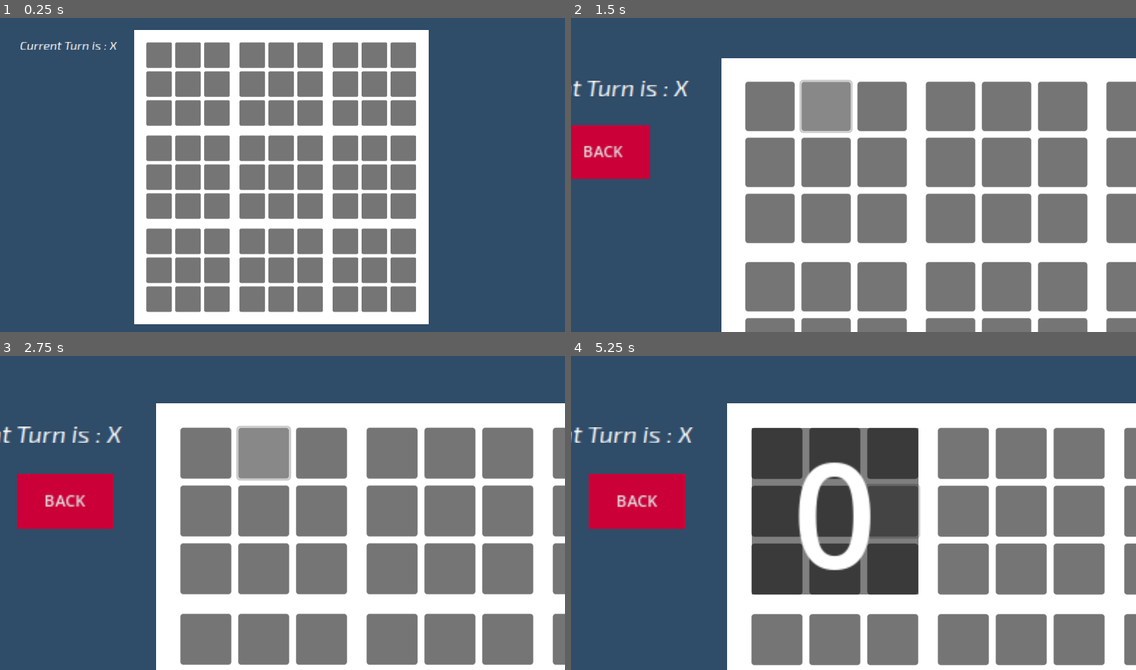
Above: before the commit, frames 1-4 (two rows, left to right).
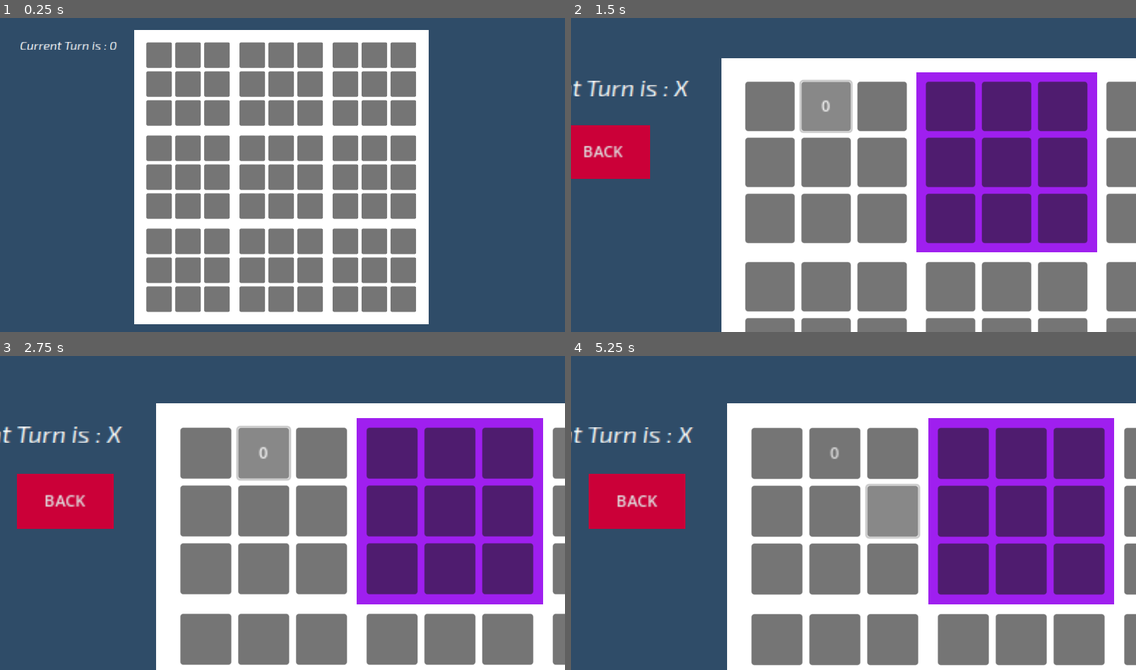
Above: after the commit, the same moments.

Repository: Kyluuuu/UltimateTickTackToe
Game: Godot game, scene res://Scenes/MainScreen.tscn
The game is run twice, just before and just after one commit, with the same random seed, the same clock (stepped at 60 frames per second) and the same inputs. Before the commit the project has no main scene; this scene is started directly in both runs.
Inputs (mouse positions are in pixels of both pictures, inside the frame that each line leads up to):
- Up to frame 1 (0.25 s): no input
- Up to frame 2 (1.5 s): click (734, 55) at 0.52 s; click (813, 96) at 1.27 s
- Up to frame 3 (2.75 s): click (259, 450) at 2 s, where only the run after the commit has a clickable "0"
- Up to frame 4 (5.25 s): click (893, 453) at 2.77 s; click (774, 509) at 3.52 s; click (836, 509) at 4.27 s; click (893, 509) at 5.02 s

The runs differ from the first frame. In frame 1, less than 0.1% of the frame differs, in the area x 19-21%, y 7-11%; in frame 2, 18%; in frame 3, 20%; in frame 4, 34%, in the area x 32-97%, y 19-80%.
Error before the commit: Attempt to call function '_get_player_turn' in base 'null instance' on a null instance. (res://Scripts/MinigameButtonControl.gd:98)

Commit message:
game basically done now

Diff:
--- a/Scenes/MainScreen.tscn
+++ b/Scenes/MainScreen.tscn
@@ -1,9 +1,10 @@
-[gd_scene load_steps=7 format=3 uid="uid://bw3b2b2fdyo6o"]
+[gd_scene load_steps=8 format=3 uid="uid://bw3b2b2fdyo6o"]
 
 [ext_resource type="Script" path="res://Scripts/RootNode.gd" id="1_htd2p"]
 [ext_resource type="Script" path="res://Scripts/GameControl.gd" id="2_y5xcm"]
 [ext_resource type="PackedScene" uid="uid://d1i2ytl536hsk" path="res://Scenes/MinigameScene.tscn" id="3_kikqi"]
 [ext_resource type="Script" path="res://Scripts/camera_controller.gd" id="4_gq6cn"]
+[ext_resource type="Script" path="res://Scripts/restart_button.gd" id="5_hr30w"]
 [ext_resource type="FontFile" uid="uid://d24x78j63thd7" path="res://Fonts/Exo2-Italic-VariableFont_wght.ttf" id="5_jkjoq"]
 
 [sub_resource type="ShaderMaterial" id="ShaderMaterial_lfgdx"]
@@ -140,6 +141,35 @@
 [node name="Camera2D" type="Camera2D" parent="CameraController"]
 position = Vector2(573, 320)
 
+[node name="RestartControl" type="Control" parent="CameraController"]
+layout_mode = 3
+anchors_preset = 0
+offset_left = 60.0
+offset_top = 267.0
+offset_right = 203.4
+offset_bottom = 389.2
+
+[node name="ColorRect" type="ColorRect" parent="CameraController/RestartControl"]
+layout_mode = 1
+anchors_preset = 15
+anchor_right = 1.0
+anchor_bottom = 1.0
+grow_horizontal = 2
+grow_vertical = 2
+color = Color(0.642119, 0.335087, 9.62615e-08, 1)
+
+[node name="RestartButton" type="Button" parent="CameraController/RestartControl"]
+layout_mode = 1
+anchors_preset = 15
+anchor_right = 1.0
+anchor_bottom = 1.0
+grow_horizontal = 2
+grow_vertical = 2
+text = "RESTART
+"
+flat = true
+script = ExtResource("5_hr30w")
+
 [node name="BackControl" type="Control" parent="CameraController"]
 layout_mode = 3
 anchors_preset = 0
@@ -174,6 +204,7 @@
 offset_bottom = 149.0
 theme_override_fonts/font = ExtResource("5_jkjoq")
 theme_override_font_sizes/font_size = 25
-text = "Current Turn is : X"
-
+text = "Current Turn is : 0"
+
+[connection signal="pressed" from="CameraController/RestartControl/RestartButton" to="CameraController/RestartControl/RestartButton" method="_on_pressed"]
 [connection signal="pressed" from="CameraController/BackControl/Sliding back button" to="CameraController" method="_on_sliding_back_button_pressed"]
--- a/Scripts/GameControl.gd
+++ b/Scripts/GameControl.gd
@@ -1,14 +1,11 @@
 extends Control
 
 #0 for O, 1 for X, 2 for nothing
-var tileState
-var currentTurn = 0
-var xAmount = 0
-var oAmount = 0
+var gameStates = []
 
-var buttons = []
+var lastHighlightIndex = -1
+
 var winningCombinations = []
-var gameStates = []
 
 # Called when the node enters the scene tree for the first time.
 func _ready() -> void:
@@ -33,7 +30,6 @@
 	var result = checkForWin(winner)
 	if result:
 		var label : Label = get_node("BeegLabel")
-		print(winner)
 		if winner == 1:
 			label.text = "X"
 		else:
@@ -41,6 +37,14 @@
 		var grey : ColorRect = get_node("DaGrey")
 		grey.visible = true
 		grey.modulate.a = 0.5;
+		var root = get_node("/root/RootNode")
+		root._updatePlayerTurnToWin(label.text)
+	else:
+		for i in range(9) :
+			if gameStates[i] == 2:
+				return
+		var root = get_node("/root/RootNode")
+		root._updatePlayerTurnDraw()
 
 func checkForWin(turn : int) -> bool:
 	for combination in winningCombinations:
@@ -51,3 +55,17 @@
 		if isWin:
 			return isWin
 	return false
+
+func _miniGameHighlight(index : int, miniGameIndex : int) -> void:
+	if lastHighlightIndex != -1:
+		var miniGameLast = get_node("Control2/MarginContainer/GridContainer/Minigame" + str(lastHighlightIndex))
+		miniGameLast.get_node("MarginContainer/MinigameButtonControl").unhighlight()
+	if gameStates[index - 1] == 2:
+		var miniGameNew = get_node("Control2/MarginContainer/GridContainer/Minigame" + str(index))
+		miniGameNew.get_node("MarginContainer/MinigameButtonControl").highlight()
+		lastHighlightIndex = index
+	else :
+		lastHighlightIndex = -1
+
+func getCurrentChosenGame() -> int:
+	return lastHighlightIndex
--- a/Scripts/MinigameButtonControl.gd
+++ b/Scripts/MinigameButtonControl.gd
@@ -1,18 +1,19 @@
 extends Control
 
 #0 for O, 1 for X, 2 for nothing
-var tileState
+var tileState = []
 var currentTurn = 0
-var xAmount = 0
-var oAmount = 0
+
+var gameID : int
 
 var buttons = []
 var winningCombinations = []
-var gameStates = []
 
 # Called when the node enters the scene tree for the first time.
 func _ready() -> void:
 	tileState = [2, 2, 2, 2, 2, 2, 2, 2, 2]
+
+	gameID = get_node(".").get_parent().get_parent().get_meta("Mini")
 
 	winningCombinations.append([0, 1, 2])
 	winningCombinations.append([3, 4, 5])
@@ -26,8 +27,6 @@
 	for button in get_node("GridContainer").get_children():
 		buttons.append(button)
 
-	for i in range(9) :
-		gameStates.append(i)
 
 # Called every frame. 'delta' is the elapsed time since the previous frame.
 func _process(delta: float) -> void:
@@ -72,29 +71,46 @@
 
 func gameFinished(playerTurn : int) -> void:
 	var node = get_tree().current_scene.get_node("Game")
-	node._game_result(playerTurn, get_node(".").get_parent().get_parent().get_meta("Mini"))
+	node._game_result(playerTurn, gameID)
+
+func nextMiniGame(index : int) -> void:
+	var node = get_tree().current_scene.get_node("Game")
+	node._miniGameHighlight(index + 1, gameID)
+
+func highlight() -> void:
+	var colorNode : ColorRect = get_parent().get_parent().get_node("ColorRect")
+	colorNode.color = Color.PURPLE
+
+func unhighlight() -> void:
+	var colorNode : ColorRect = get_parent().get_parent().get_node("ColorRect")
+	colorNode.color = Color.WHITE
 
 
 func processButton(index : int) -> void:
-	if tileState[index] == 2:
-		var playerTurn = changeButtonText(buttons[index])
-		tileState[index] = playerTurn
-		if checkForWin(playerTurn):
-			var button : Button = get_child(1)
-			var label : Label = get_child(3)
-			var grey : ColorRect = get_child(2)
-			button.visible = true
-			grey.visible = true
-			grey.modulate.a = 0.5;
-			button.disabled = true
-			if playerTurn == 0:
-				label.text = "0"
-			else:
-				label.text = "X"
-			gameFinished(playerTurn)
+	var chosenGame = get_tree().current_scene.get_node("Game").getCurrentChosenGame()
+	if chosenGame == -1 or chosenGame == gameID:
+		if tileState[index] == 2:
+			nextMiniGame(index)
+			var playerTurn = changeButtonText(buttons[index])
+			tileState[index] = playerTurn
+			if checkForWin(playerTurn):
+				var button : Button = get_child(1)
+				var label : Label = get_child(3)
+				var grey : ColorRect = get_child(2)
+				button.visible = true
+				grey.visible = true
+				grey.modulate.a = 0.5;
+				button.disabled = true
+				if playerTurn == 0:
+					label.text = "0"
+				else:
+					label.text = "X"
+				gameFinished(playerTurn)
+	else :
+		return
 
 func changeButtonText(button : Button) -> int:
-	var gameNode = get_node("/root/Node2D")
+	var gameNode = get_node("/root/RootNode")
 	var playerTurn = gameNode. _get_player_turn()
 	gameNode._updatePlayerTurn()
 	if playerTurn == 0:
--- a/Scripts/RootNode.gd
+++ b/Scripts/RootNode.gd
@@ -2,21 +2,41 @@
 
 # 0 : O, 1 : X
 var playerTurn
+var GameOver
 
 func _ready() -> void:
 	playerTurn = 0
+	GameOver = false
 
 func _process(delta: float) -> void:
 	pass
 
 func _updatePlayerTurn() -> void:
+	var labelText = ""
 	if playerTurn == 0:
 		playerTurn = 1
+		labelText = "X"
 	else:
 		playerTurn = 0
+		labelText = "0"
+	var label : Label = get_node("CameraController/Label")
+	label.text = "Current Turn is : " + labelText
+
+func _updatePlayerTurnToWin(winner : String) -> void:
+	GameOver = true
+	var label : Label = get_node("CameraController/Label")
+	label.text = "Winner is : " + winner
+
+func _updatePlayerTurnDraw() -> void:
+	GameOver = true
+	var label : Label = get_node("CameraController/Label")
+	label.text = "Draw"
 
 func _get_player_turn() -> int:
 	return playerTurn
 
-func hello() -> void:
-	print("hello")
+func getGameOver() -> bool:
+	return GameOver
+
+func test() -> void:
+	GameOver = true
--- a/Scripts/camera_controller.gd
+++ b/Scripts/camera_controller.gd
@@ -1,6 +1,9 @@
 extends Node2D
 
 var zoomingIn = false
+
+var RestartColorRect : ColorRect
+var RestartButton : Button
 
 var camera
 
@@ -12,6 +15,10 @@
 # Called when the node enters the scene tree for the first time.
 func _ready() -> void:
 	camera = $Camera2D
+	RestartColorRect = get_node("RestartControl/ColorRect")
+	RestartButton = get_node("RestartControl/RestartButton")
+	RestartColorRect.visible = false
+	RestartButton.visible = false
 
 # Called every frame. 'delta' is the elapsed time since the previous frame.
 func _process(delta: float) -> void:
@@ -42,6 +49,10 @@
 
 
 func _on_sliding_back_button_pressed():
+	if get_tree().root.get_node("RootNode").getGameOver():
+		RestartColorRect.visible = true
+		RestartButton.visible = true
+		RestartButton.disabled = false
 	zoomingIn = false;
 	currentButton.visible = true
 
--- /dev/null
+++ b/Scripts/restart_button.gd
@@ -0,0 +1,15 @@
+extends Button
+
+
+# Called when the node enters the scene tree for the first time.
+func _ready() -> void:
+	pass # Replace with function body.
+
+
+# Called every frame. 'delta' is the elapsed time since the previous frame.
+func _process(delta: float) -> void:
+	pass
+
+
+func _on_pressed() -> void:
+	get_tree().reload_current_scene()
--- a/project.godot
+++ b/project.godot
@@ -11,7 +11,7 @@
 [application]
 
 config/name="TickTackToe"
-run/main_scene="res://MainScreen.tscn"
+run/main_scene="res://Scenes/MainScreen.tscn"
 config/features=PackedStringArray("4.3", "GL Compatibility")
 config/icon="res://icon.svg"
 
